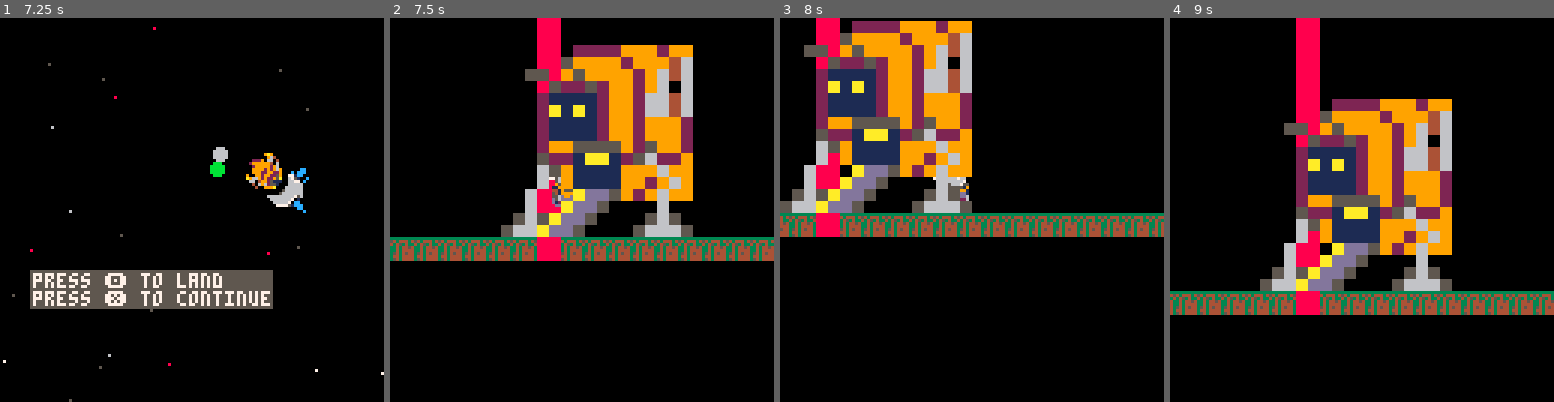
Above: before the commit, frames 1-4 (left to right).
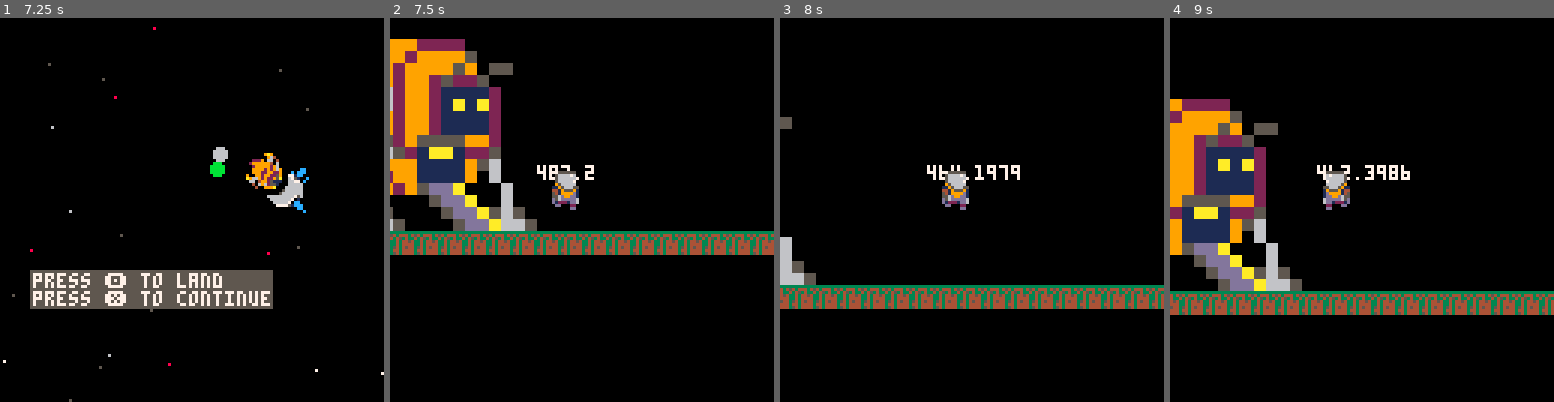
Above: after the commit, the same moments.

Repository: FrederikHR/GDB
Game: PICO-8 cartridge OW/ow.p8
The game is run twice, just before and just after one commit, with the same random seed, the same clock (stepped at 60 frames per second) and the same inputs.
Inputs:
- Up to frame 1 (7.25 s): tap X (X key) at 0.33, 1.07, 1.85, 2.97, 4.08, 5.2, 6.32 s; tap O (Z key) at 0.7, 1.7, 2.1, 2.5, 2.9, 3.3, 3.7, 4.1, 4.5, 4.9, 5.3, 5.7, 6.1, 6.5, 6.9 s; hold Right 1.6-2.1 s; hold Up 2.15-2.42 s; hold Right 2.47-3.03 s; hold Left 3.08-3.58 s; hold Right 4.02-4.68 s; hold Up 4.73-5.03 s; hold Left 5.08-5.68 s; hold Right 6.08-6.58 s; hold Right 6.63-7.13 s; hold Up from 7.18 s (still down)
- Up to frame 2 (7.5 s): tap O (Z key) at 7.3 s; tap X (X key) at 7.43 s; release Up at 7.45 s
- Up to frame 3 (8 s): hold Right from 7.5 s (still down); tap O (Z key) at 7.7 s
- Up to frame 4 (9 s): release Right at 8.07 s; tap O (Z key) at 8.1, 8.5, 8.9 s; hold Left 8.12-8.62 s; tap X (X key) at 8.55 s

Frame 1 is identical in both runs. In frame 2, 37% of the frame differs, in the area x 0-100%, y 0-64%; in frame 3, 33%; in frame 4, 34%.

Commit message:
moved astronaut starting positions for each planet

Diff:
--- a/OW/ow.p8
+++ b/OW/ow.p8
@@ -452,7 +452,7 @@
 					y=-530,
 					sz=2,
 					c=11,
-	    sx=58*8,
+	    sx=54*8,
 	    sy=61*8,
 	    sp=false},
 	p2={spr=66,
@@ -460,17 +460,17 @@
 					y=-500,
 					sz=2,
 					c=12,
-	    sx=512,
-	    sy=60*8,
+	    sx=73*8,
+	    sy=61*8,
 	    sp=true},
 	p3={spr=68,
 					x=-800,
 					y=-650,
 					sz=2,
 					c=6,
-	    sx=512,
-	    sy=60*8,
-	    sp=false}
+	    sx=73*8,
+	    sy=30*8,
+	    sp=true}
 }
 
 
@@ -564,8 +564,11 @@
 	print(a.y, a.x, a.y)
 	sx, sy = (sp % 16) * 8, flr(sp \ 16) * 8
 	spr(abs(a.spr), a.x, a.y, a.size, a.size,a.flp!=(a.spr<0))
-	sspr(sx,sy, 16, 16, 500, 440, 64,64, true)
-
+	if not a.pl.sp then
+		sspr(sx,sy, 16, 16, a.pl.sx+16, a.pl.sy-48, 64,64, true)
+	else
+		sspr(sx,sy, 16, 16, a.pl.sx-64, a.pl.sy-48, 64,64, false)
+	end
 end
 
 function update_astronaut()
@@ -776,13 +779,13 @@
 b4000000000000000000000000000000000000000000000000000000000000000000000000000000000000000000000000000000000000000000000000000000
 7400000074a5a5a5a500000000000000000000000000000000000000000000000000000000000000000000000000000000000000000000000000000000000000
 b4000000000000000000000000000000000000000000000000000000000000000000000000000000000000000000000000000000000000000000000000000000
-74000000000000000000000000000000000000000000000000000000000000000000000000000000000000000000000000003646000000000000000000000000
-b4000000000000000000000000000000000000000000000000000000000000000000000000000000000000000000000000000000000000000000000000000000
-74740000000000000000c46464646464000000000000000000000000000000000000000000000000000000000000000000003747000000000000000000000000
-b4000000000000000000000000000000000000000000000000000000000000000000000000000000000000000000000000000000000000000000000000000000
-740074000000000000000000c4c4c4c4000000000000000000000000000000000000000000000000000000000000000000747474747400000000000000000000
-b4000000000000000000000000000000000000000000000000000000000000000000000000000000000000000000000000000000000000000000000000000000
-74747474747474740000000000000000000000000000000000000000000000000000000000000000000000858500007574747474747474750000000000000000
+74000000000000000000000000000000000000000000000000000000000000000000003646000000000000000000000000000000000000000000000000000000
+b4000000000000000000000000000000000000000000000000000000000000000000000000000000000000000000000000000000000000000000000000000000
+74740000000000000000c46464646464000000000000000000000000000000000000003747000000000000000000000000000000000000000000000000000000
+b4000000000000000000000000000000000000000000000000000000000000000000000000000000000000000000000000000000000000000000000000000000
+740074000000000000000000c4c4c4c4000000000000000000000000000000000000747474747400000000000000000000000000000000000000000000000000
+b4000000000000000000000000000000000000000000000000000000000000000000000000000000000000000000000000000000000000000000000000000000
+74747474747474740000000000000000000000000000000000000000858500007574747474747474750000000000000000000000000000000000000000000000
 b4000000000000000000000000000000000000000000000000000000000000000000000000000000000000000000000000000000000000000000000000000000
 74747474747474749494949494949494949494949494949494949494949494949494949494949494949494949494949494949494949494949494949494949494
 b4949494949494949494949494949494949494949494949494949494949494949494940094949494949494949494949494949494949494949494949494949494
